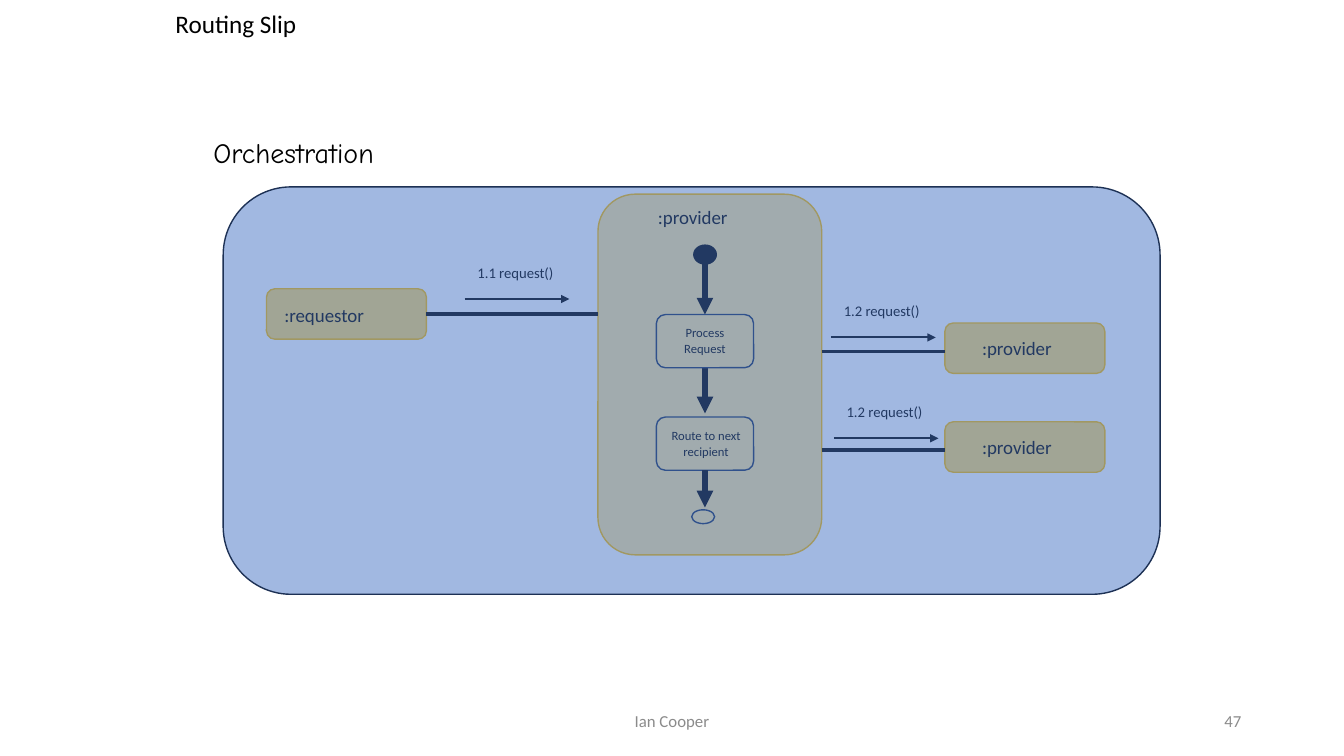
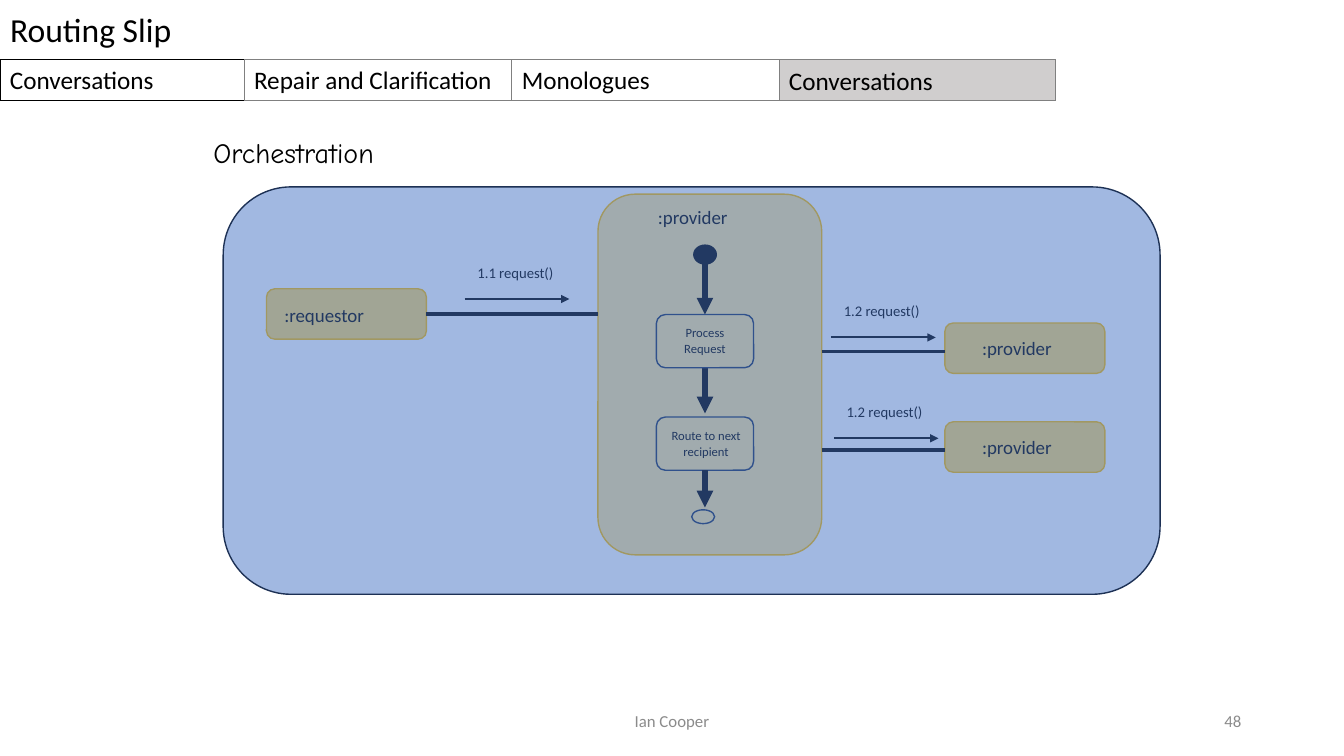
Before and after one commit to iancooper/Presentations, a slide deck: slide 48 of Conversation Patterns.pptx (slide 47 before the commit). Drawn at 1344x756 pixels with LibreOffice and Linux fonts; fonts in the diff are those of the drawing. Boxes give left, top, right and bottom in pixels: in the first picture for what was removed or moved away, otherwise in the second. Text is boxed around its words. In the diff, an @@ line names an element or a change of style, - is before the commit and + after.

```diff
--- a/Conversation Patterns.pptx
+++ b/Conversation Patterns.pptx
@@ text "Routing Slip": place and size @@
-text "Routing Slip" at box(175, 15, 296, 38)
+text "Routing Slip" at box(10, 18, 171, 48)
@@ text "Routing Slip" at box(10, 18, 171, 48): size 18 to 24 pt @@
@@ rectangle added at box(0, 59, 245, 100), fill #FFFFFF, outline #000000 0.75 pt, 18 pt, text #000000 @@
+Conversations
@@ rectangle added at box(244, 59, 512, 100), fill #FFFFFF, outline #808080 0.75 pt, 18 pt, text #000000 @@
+Repair and Clarification
@@ rectangle added at box(512, 59, 780, 100), fill #FFFFFF, outline #808080 0.75 pt, 18 pt, text #000000 @@
+Monologues
@@ rectangle added at box(779, 60, 1057, 101), fill #D0CECE, outline #808080 0.75 pt, 18 pt, text #000000 @@
+Conversations
@@ page number at box(1224, 715, 1241, 727): text changed @@
-47
+48
```
Also in this commit, not shown: 50 other slides changed, 1 slide added, 1 other file.
